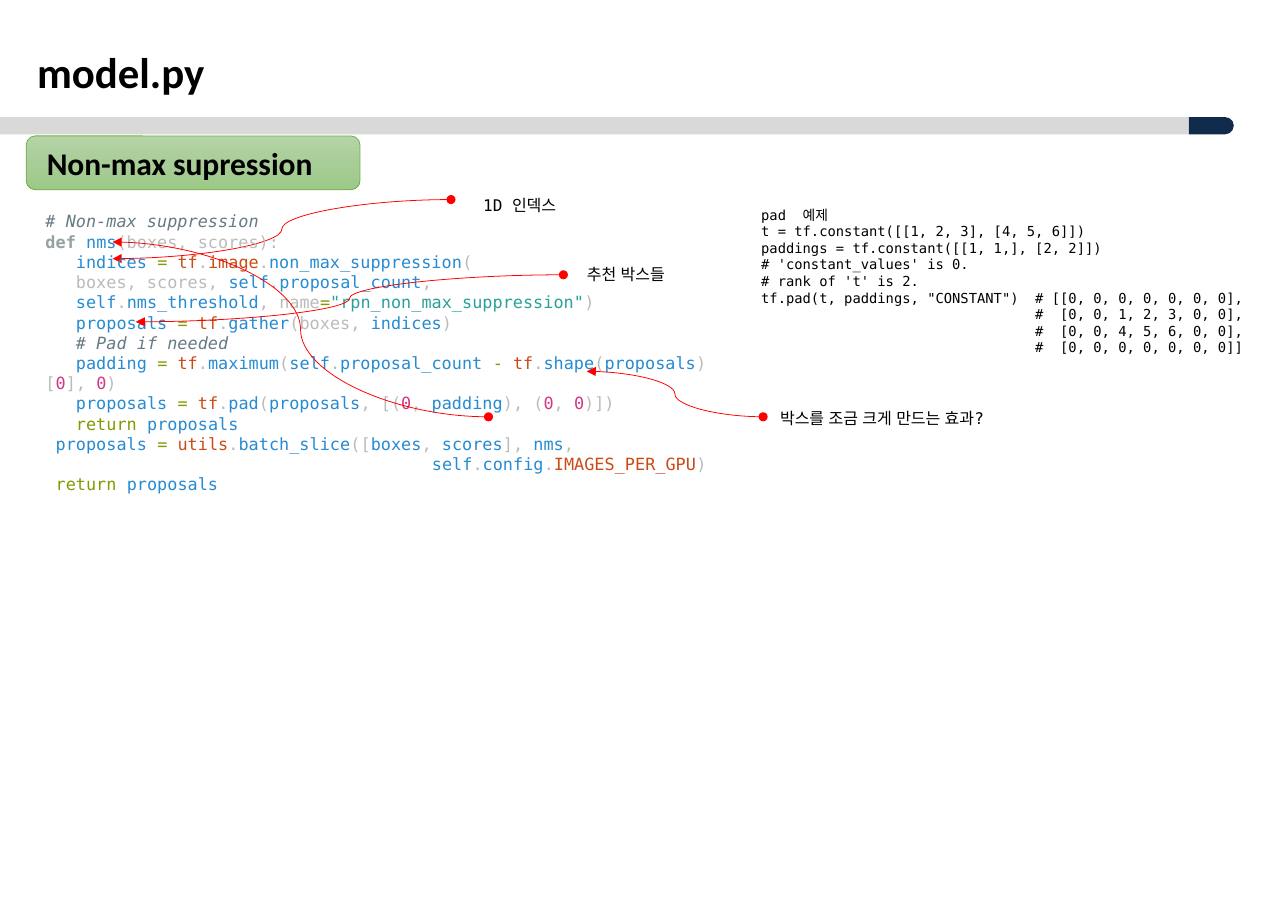
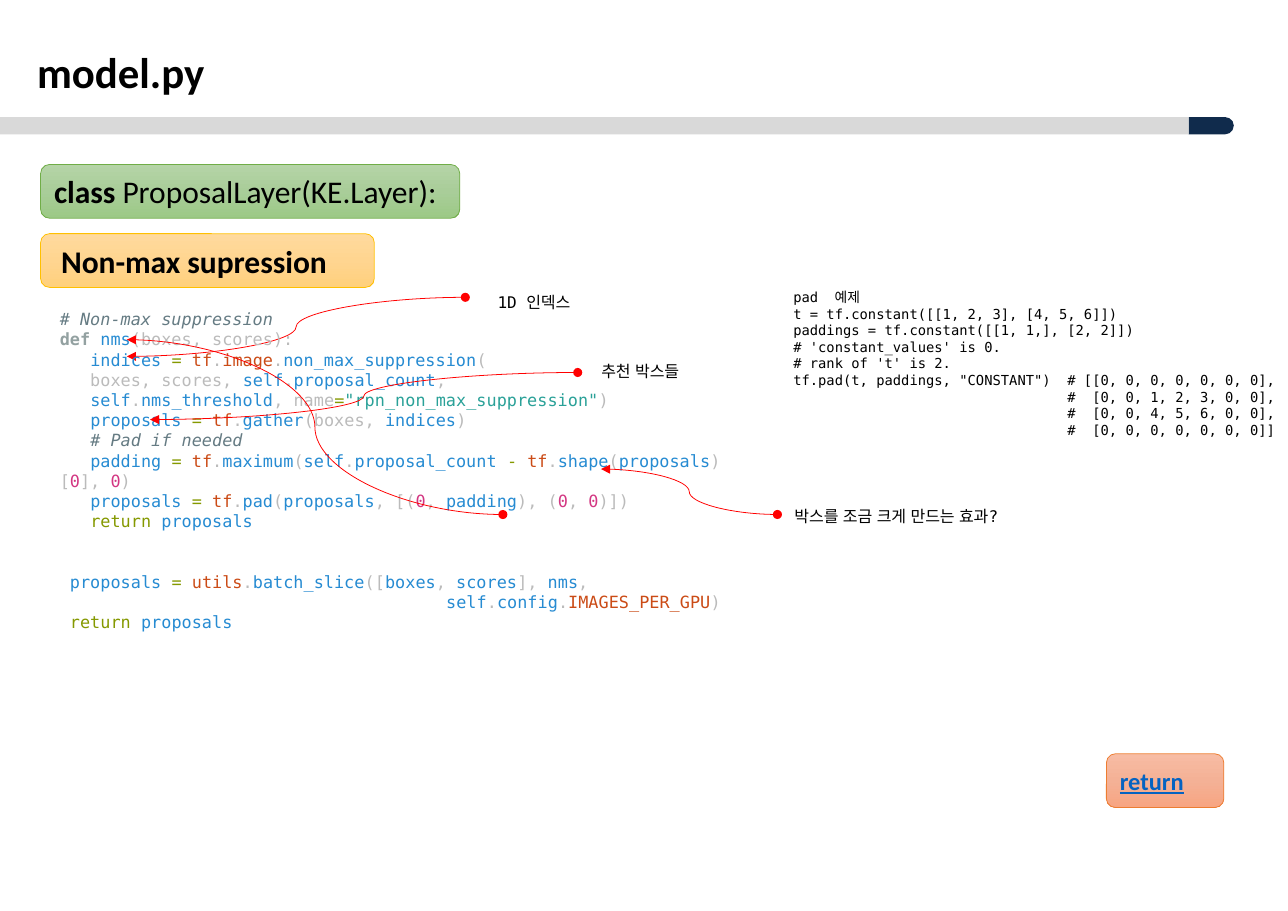
Before and after one commit to ksyoon70/Mask-RCNN-TF2, a slide deck: slide 28 of Masked-RCNN_분석_V1.0.pptx (slide 27 before the commit). Drawn at 1288x911 pixels with LibreOffice and Linux fonts; fonts in the diff are those of the drawing; background and template pictures are left out. Boxes give left, top, right and bottom in pixels: in the first picture for what was removed or moved away, otherwise in the second. Text is boxed around its words. In the diff, an @@ line names an element or a change of style, - is before the commit and + after.

```diff
--- a/Masked-RCNN_분석_V1.0.pptx
+++ b/Masked-RCNN_분석_V1.0.pptx
@@ rounded rectangle added at (41, 164, 459, 218), fill gradient #B5D5A7 to #AACE9A to #9CC987, outline #70AD47 0.5 pt, 20.5 pt, text #000000 @@
+class ProposalLayer(KE.Layer):
@@ rounded rectangle "Non-max supression" at (41, 234, 375, 288): fill gradient #B5D5A7 to #AACE9A to #9CC987 to gradient #FFDB9E to #FFD590 to #FFD07C; outline #70AD47 0.5 pt to #FFC000 0.5 pt @@
@@ text "pad 예제": place and size @@
-text "pad 예제" at (761, 208, 1243, 354)
+text "pad 예제" at (793, 290, 1275, 437)
@@ text "# Non-max suppression" rewrapped from (45, 214, 707, 494) to (60, 312, 721, 632) @@
@@ curved double arrow moved from (488, 416) - (112, 242) to (502, 515) - (127, 339) @@
@@ text "추천 박스들": place and size @@
-text "추천 박스들" at (587, 266, 665, 282)
+text "추천 박스들" at (601, 363, 679, 379)
@@ 3 curved double arrows, 2 texts, 1 rounded rectangle: place and size @@
-3 curved double arrows, 2 texts, 1 rounded rectangle at (26, 136, 984, 426)
+3 curved double arrows, 2 texts, 1 rounded rectangle at (41, 234, 998, 524)
@@ rounded rectangle added at (1106, 754, 1224, 808), fill gradient #F7BDA5 to #F5B196 to #F8A582, outline #ED7D31 0.5 pt, 16 pt, text #0563C1, bold, underline @@
+return
```
Also in this commit, not shown: 24 other slides changed, 12 slides added, 3 slides removed, 2 other files.
